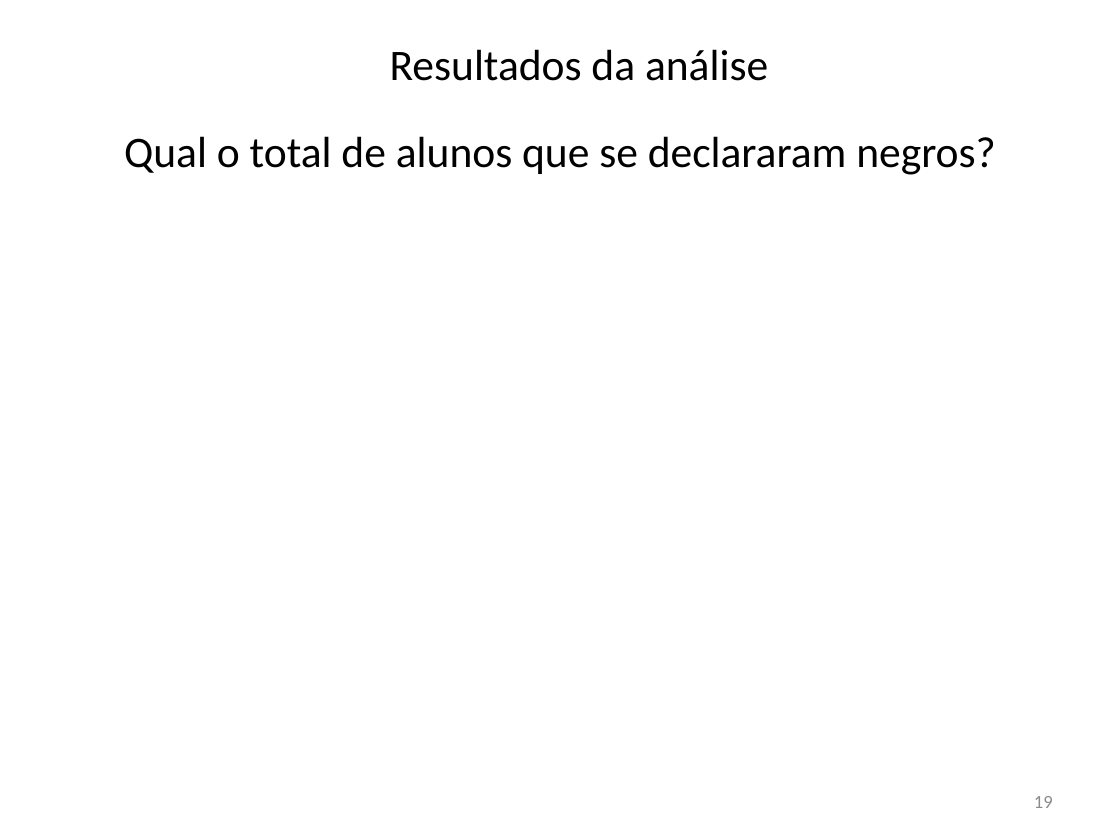
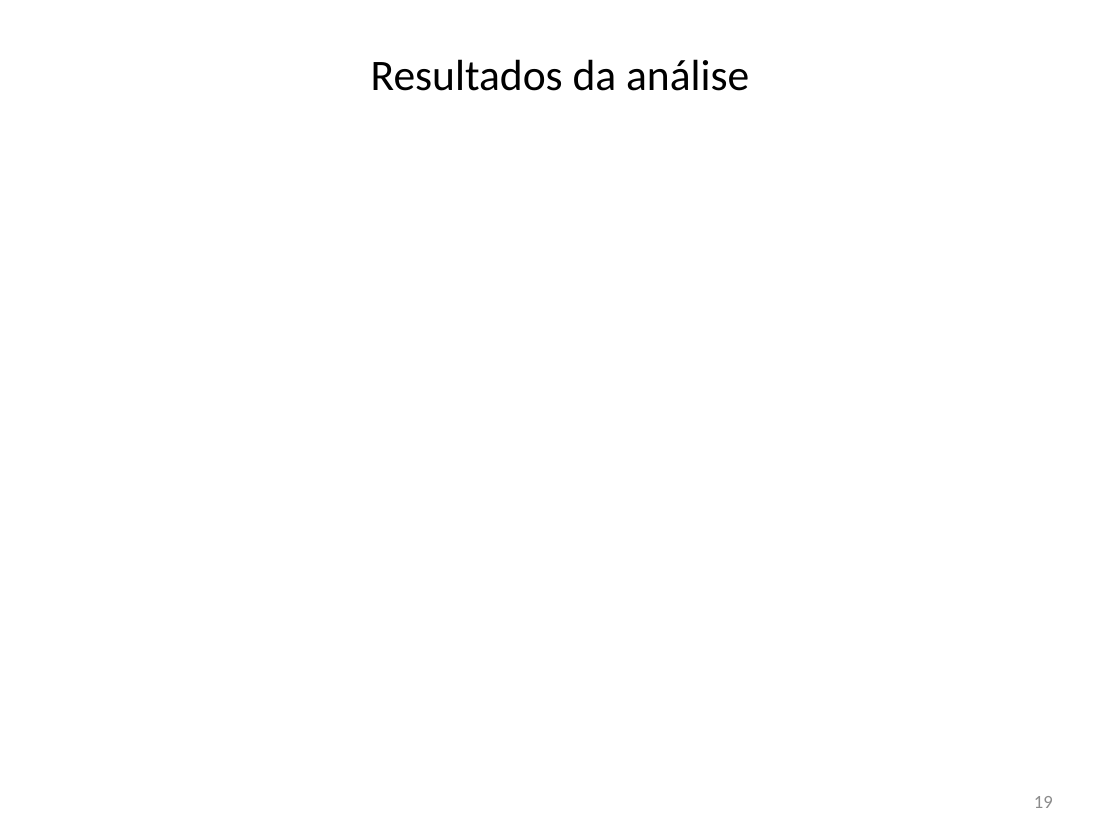
Before and after one commit to krieggerms/Analise-da-Insercao-do-Aluno-Negro-com-BI, a slide deck: slide 19 of APRESENTAÇÃO TCC.pptx. Drawn at 1120x840 pixels with LibreOffice and Linux fonts; fonts in the diff are those of the drawing; background and template pictures are left out. Boxes give left, top, right and bottom in pixels: in the first picture for what was removed or moved away, otherwise in the second. Text is boxed around its words. In the diff, an @@ line names an element or a change of style, - is before the commit and + after.

```diff
--- a/APRESENTAÇÃO TCC.pptx
+++ b/APRESENTAÇÃO TCC.pptx
@@ title "Resultados da análise": place and size @@
-title "Resultados da análise" at bbox=[390, 49, 768, 81]
+title "Resultados da análise" at bbox=[371, 59, 749, 91]
@@ text removed at bbox=[124, 136, 996, 175] @@
-Qual o total de alunos que se declararam negros?
```
Also in this commit, not shown: 16 other slides changed, 1 other file.
